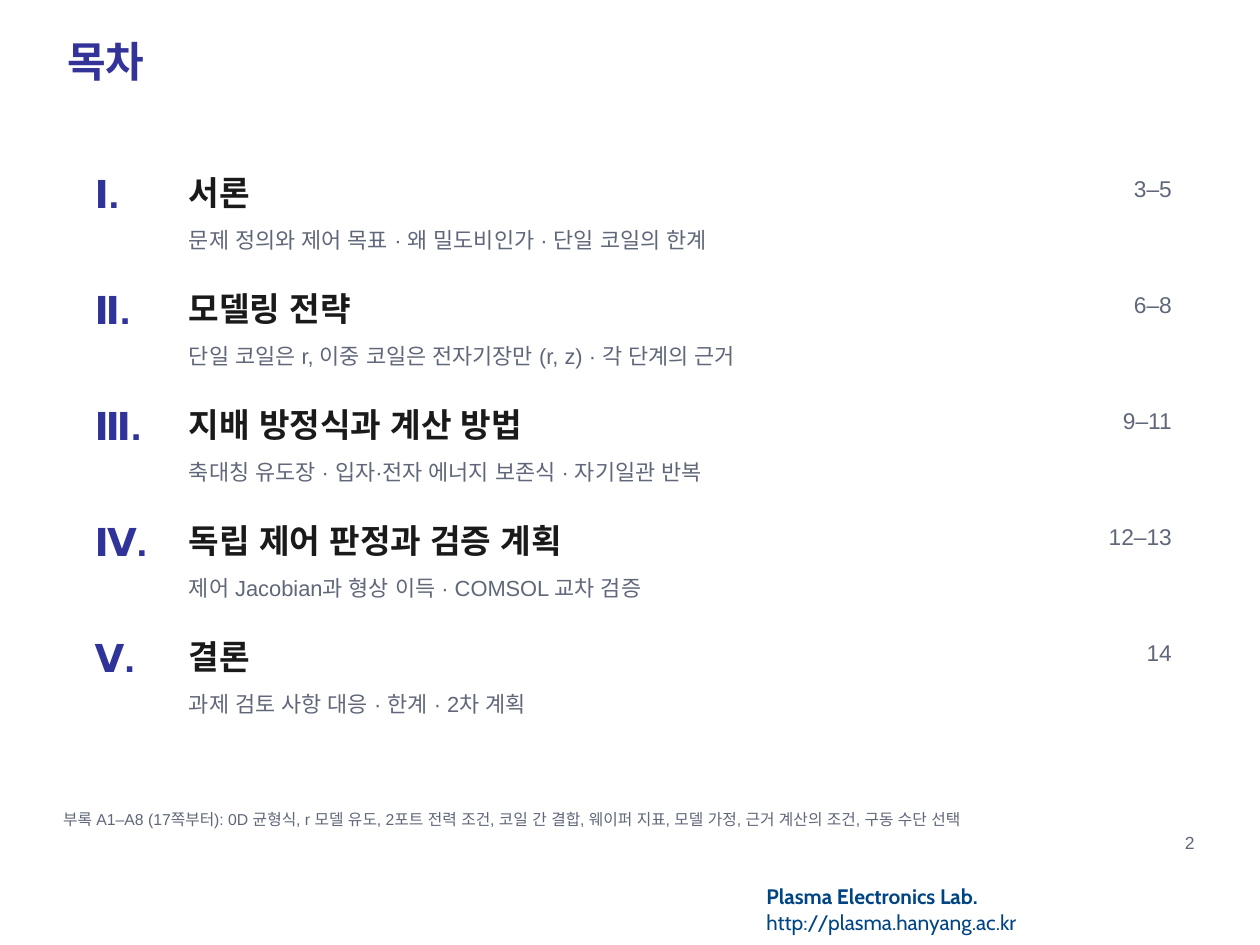
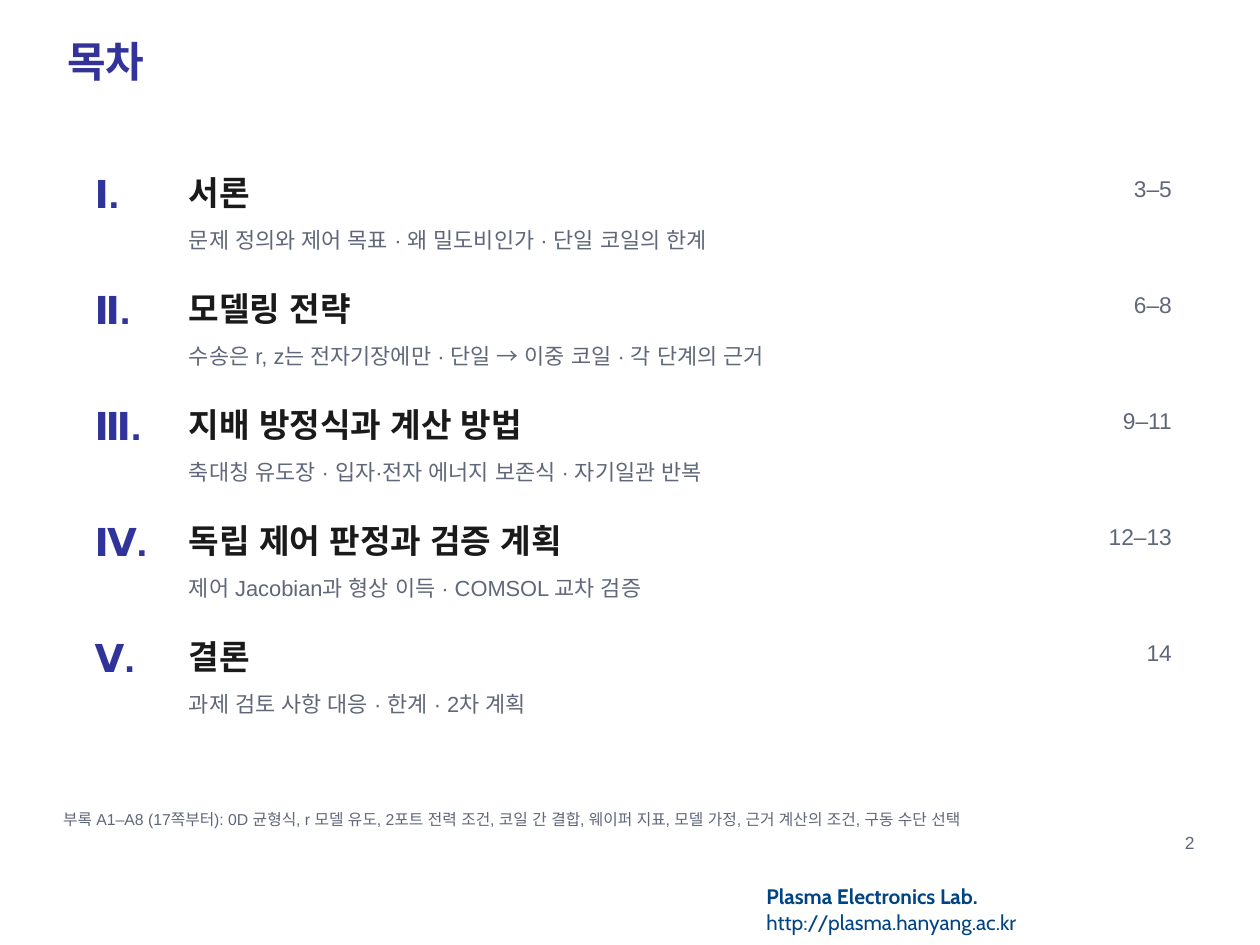
Before and after one commit to garlicjam-pyo/plasma, a slide deck: slide 2 of presentations/1차발표_피드백반영판.pptx. Drawn at 1260x945 pixels with LibreOffice and Linux fonts; fonts in the diff are those of the drawing; background and template pictures are left out. Boxes give left, top, right and bottom in pixels: in the first picture for what was removed or moved away, otherwise in the second. Text is boxed around its words. In the diff, an @@ line names an element or a change of style, - is before the commit and + after.

```diff
--- a/presentations/1차발표_피드백반영판.pptx
+++ b/presentations/1차발표_피드백반영판.pptx
@@ text at (x1=189, y1=346, x2=763, y2=367): text changed @@
-단일 코일은 r, 이중 코일은 전자기장만 (r, z) · 각 단계의 근거
+수송은 r, z는 전자기장에만 · 단일 → 이중 코일 · 각 단계의 근거
```
Also in this commit, not shown: 7 other slides changed, 7 other files.
